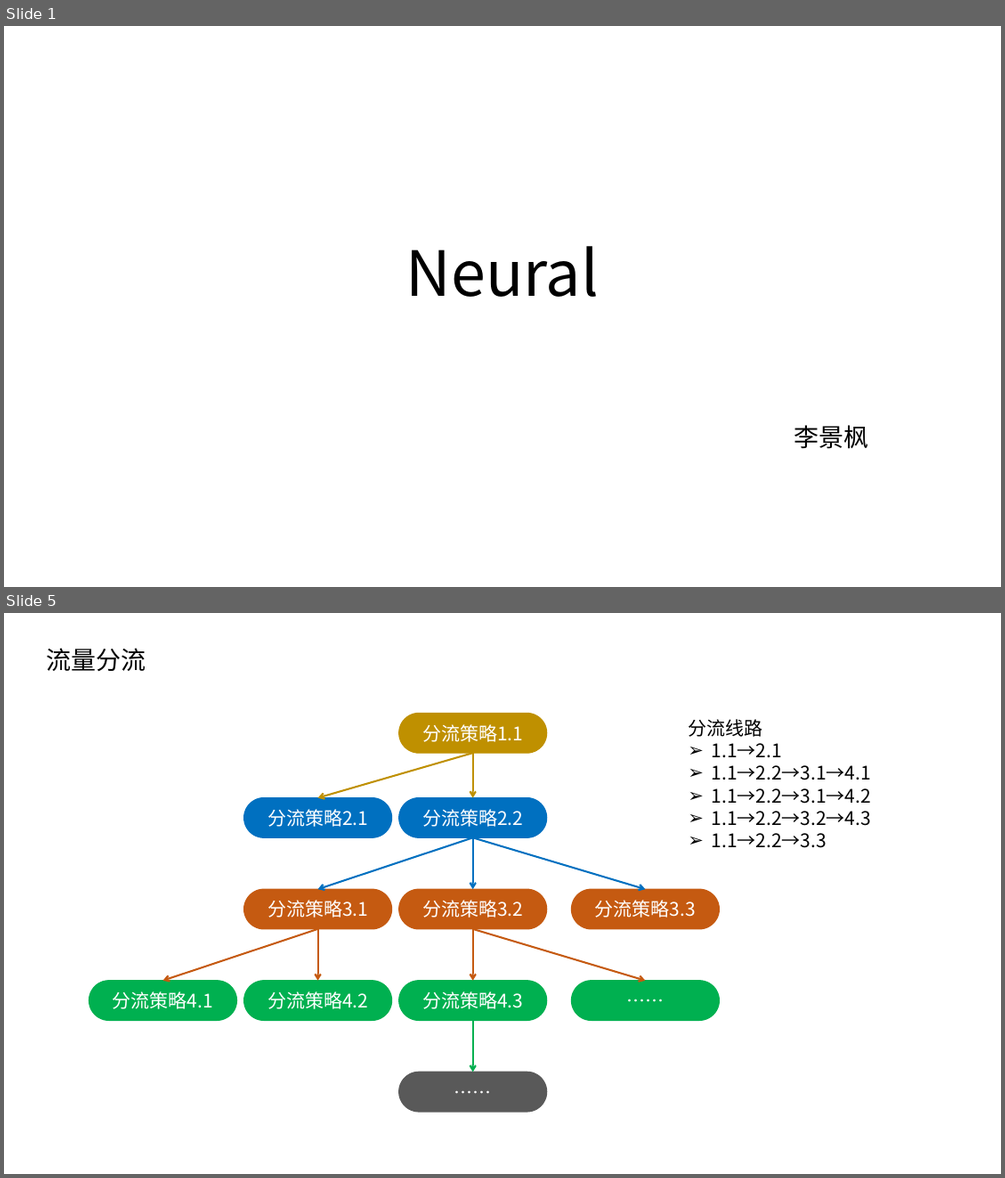
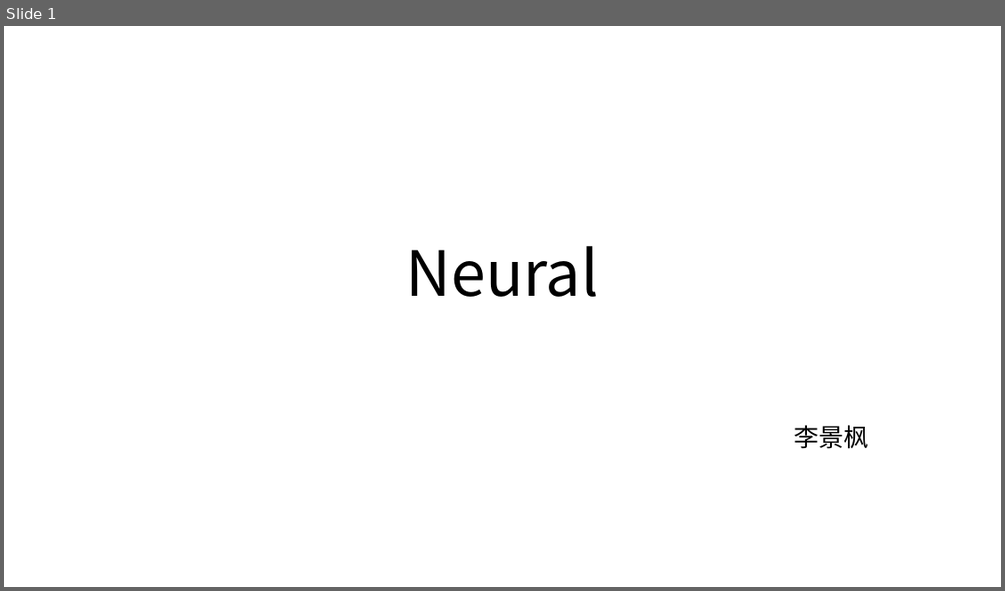
Before and after one commit to Joypigg/neural, a slide deck: docs/Neural.pptx. Shown one above the other, each under a label of ours: slides 1 and 5 before the commit, slide 1 after it; the slides between them are not shown. The pictures are 1005x1178 and 1005x591 pixels, drawn with LibreOffice and Linux fonts; fonts in the diff are those of the drawing. Boxes give left, top, right and bottom in pixels: in the first picture for what was removed or moved away, otherwise in the second. Text is boxed around its words. In the diff, an @@ line names an element or a change of style, - is before the commit and + after.

```diff
--- a/docs/Neural.pptx
+++ b/docs/Neural.pptx
@@ slide 5 removed at box(4, 613, 1001, 1174), background #FFFFFF @@
@@ title removed at box(47, 648, 146, 671) @@
-流量分流
@@ rounded rectangle removed at box(399, 714, 547, 753) @@
-分流策略1.1
@@ text removed at box(688, 719, 871, 848) @@
-分流线路
-➢ 1.1→2.1
-➢ 1.1→2.2→3.1→4.1
-➢ 1.1→2.2→3.1→4.2
-➢ 1.1→2.2→3.2→4.3
-➢ 1.1→2.2→3.3
@@ arrow removed from (473, 753) to (318, 798) @@
@@ arrow removed from (473, 753) to (473, 798) @@
@@ rounded rectangle removed at box(244, 798, 392, 837) @@
-分流策略2.1
@@ rounded rectangle removed at box(399, 798, 547, 837) @@
-分流策略2.2
@@ arrow removed from (473, 837) to (318, 889) @@
@@ arrow removed from (473, 837) to (473, 889) @@
@@ arrow removed from (473, 837) to (646, 889) @@
@@ rounded rectangle removed at box(244, 889, 392, 929) @@
-分流策略3.1
@@ rounded rectangle removed at box(399, 889, 547, 929) @@
-分流策略3.2
@@ rounded rectangle removed at box(572, 889, 720, 929) @@
-分流策略3.3
@@ arrow removed from (318, 929) to (163, 981) @@
@@ arrow removed from (318, 929) to (318, 981) @@
@@ arrow removed from (473, 929) to (473, 981) @@
@@ arrow removed from (473, 929) to (646, 981) @@
@@ rounded rectangle removed at box(89, 981, 237, 1020) @@
-分流策略4.1
@@ rounded rectangle removed at box(244, 981, 392, 1020) @@
-分流策略4.2
@@ rounded rectangle removed at box(399, 981, 547, 1020) @@
-分流策略4.3
@@ rounded rectangle removed at box(572, 981, 720, 1020) @@
-……
@@ arrow removed from (473, 1021) to (473, 1071) @@
@@ rounded rectangle removed at box(399, 1071, 547, 1111) @@
-……
```
Also in this commit, not shown: 2 slides changed, 5 slides added, 10 other slides removed, 2 other files.
